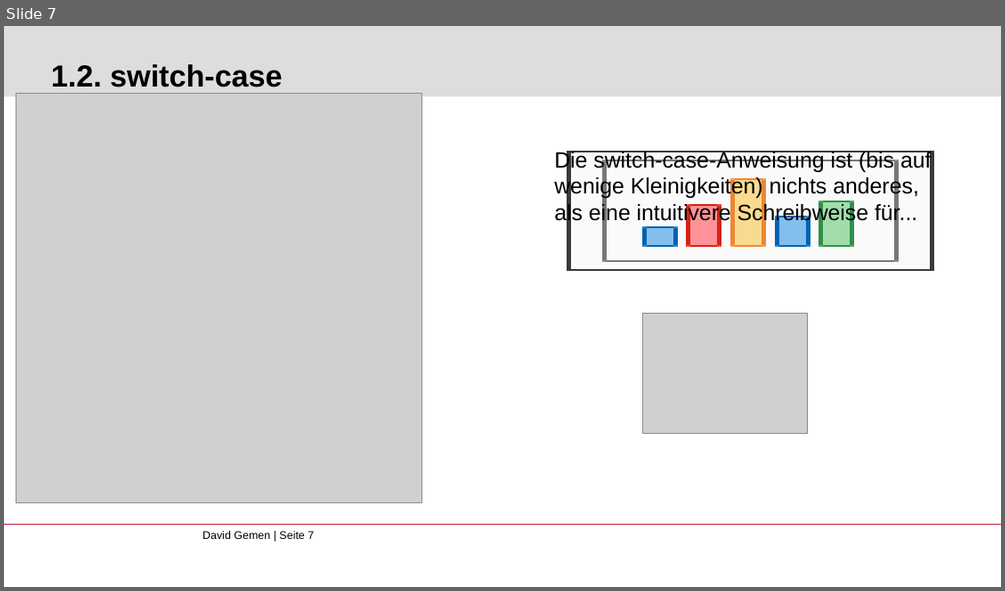
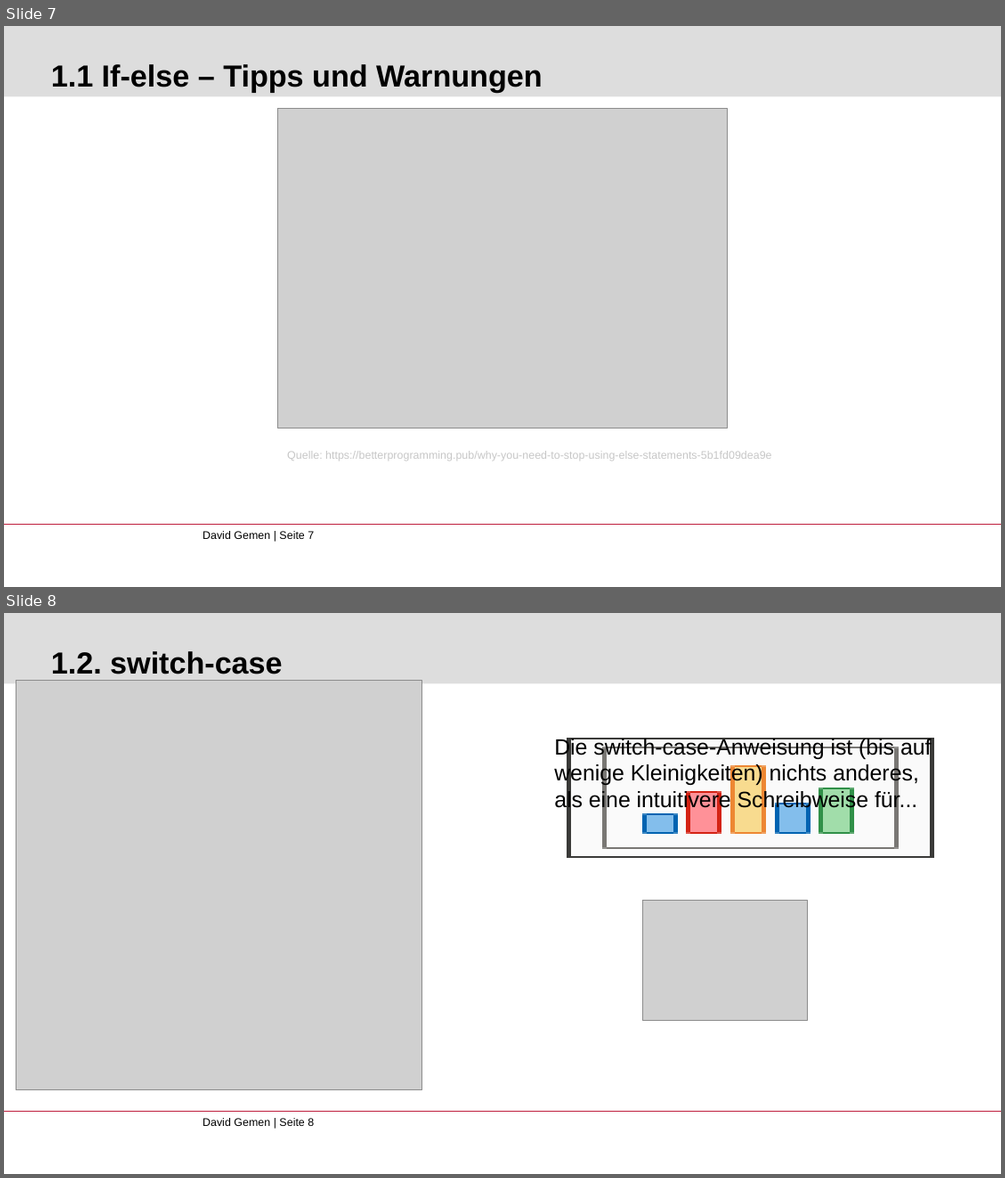
Before and after one commit to gemdav/Programmieren-1-Tutorium, a slide deck: slides/02_conditions_parameterization.pptx. Shown one above the other, each under a label of ours: slide 7 before the commit, slides 7 and 8 after it. The pictures are 1005x591 and 1005x1178 pixels, drawn with LibreOffice and Linux fonts; fonts in the diff are those of the drawing; grey boxes stand for pictures; background and template pictures are left out. Boxes give left, top, right and bottom in pixels: in the first picture for what was removed or moved away, otherwise in the second. Text is boxed around its words. In the diff, an @@ line names an element or a change of style, - is before the commit and + after.

Commit message:
Slides 02_conditions_parameterization: fehler korrektur in den neuen Folien fuer if - else, und eine weitere folie hinzu mit nem bild

```diff
--- a/slides/02_conditions_parameterization.pptx
+++ b/slides/02_conditions_parameterization.pptx
@@ slide 7 added at (4, 26, 1001, 587), background #FFFFFF; not listed: 3 template elements that a slide beside it also shows @@
@@ title added at (51, 64, 542, 92), 22 pt, text #000000, bold @@
+1.1 If-else – Tipps und Warnungen
@@ picture added at (277, 109, 727, 427) @@
@@ text added at (287, 451, 771, 460), 8 pt, text #C7C7C7 @@
+Quelle: https://betterprogramming.pub/why-you-need-to-stop-using-else-statements-5b1fd09dea9e
@@ what was slide 7 is now slide 8 @@
@@ text at (202, 1118, 314, 1126): text changed @@
-David Gemen | Seite 7
+David Gemen | Seite 8
```
Also in this commit, not shown: 2 slides changed, 1 other file.
